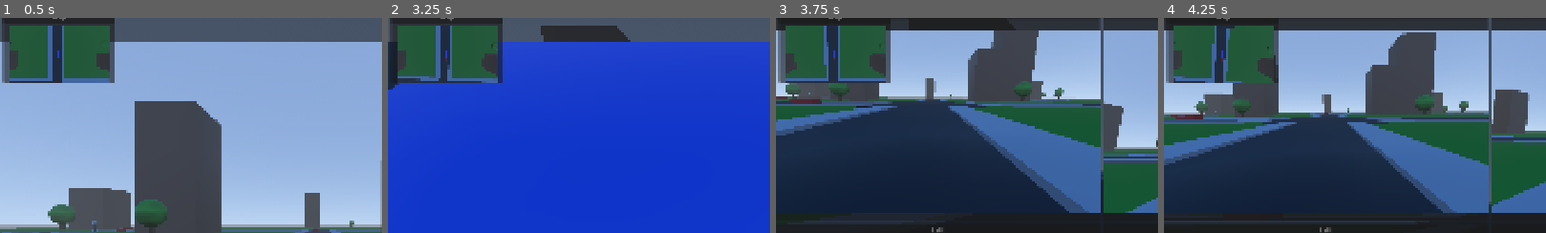
Above: before the commit, frames 1-4 (left to right).
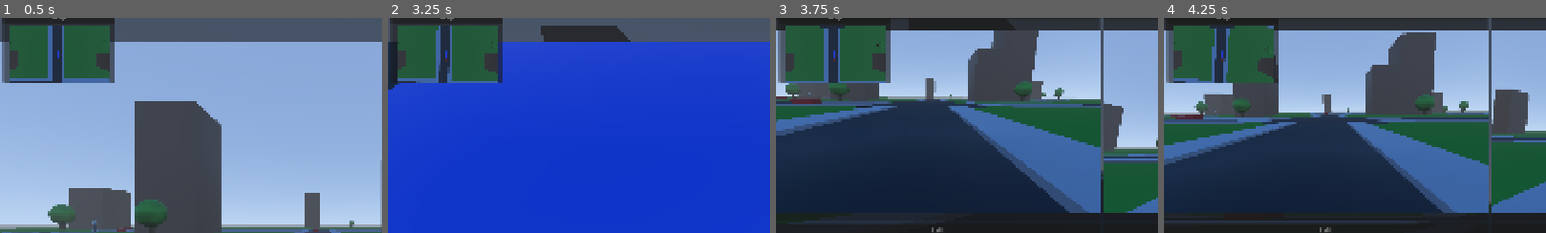
Above: after the commit, the same moments.

Repository: barakooda/simple_godot_car_simulation
Game: Godot game, scene res://scenes/main/main.tscn
Two runs of this game, one before a commit and one after it. Both use one fixed random seed, a clock stepped at 60 frames per second and the inputs below.
Inputs (mouse positions are % of the whole screen's width and height, from its top left):
- Up to frame 1 (0.5 s): no input
- Up to frame 2 (3.25 s): drag from (43, 50) to (60, 28) at 0.52 s; click (43, 0) at 1.27 s; click "Map" at 2 s; click "Driver View" at 2.75 s
- Up to frame 3 (3.75 s): move the mouse to (45, 50) at 3.52 s; hold W (move_forward) from 3.53 s (still down); tap Tab at 3.6 s
- Up to frame 4 (4.25 s): keep holding W (move_forward)
The pictures show only the part of the screen within x 0-50%, y 2-52%; the shares and areas given below are measured in that part.

Frame 1 is identical in both runs. In frame 2, 0.6% of the frame differs, in the area x 2-29%, y 3-31%; in frame 3, 0.8%; in frame 4, 0.3%.

Commit message:
Update docs and improve minimap camera follow

Diff:
--- a/scenes/cameras/vehicle_camera_rig.tscn
+++ b/scenes/cameras/vehicle_camera_rig.tscn
@@ -1,38 +1,36 @@
-[gd_scene load_steps=2 format=3]
+[gd_scene format=3 uid="uid://bp5uoek5g1jq5"]
 
-[ext_resource type="Script" path="res://scripts/cameras/vehicle_camera_rig.gd" id="1_script"]
+[ext_resource type="Script" uid="uid://bsaoq8enpu6s7" path="res://scripts/cameras/vehicle_camera_rig.gd" id="1_script"]
 
-[node name="VehicleCameraRig" type="Node3D"]
+[node name="VehicleCameraRig" type="Node3D" unique_id=636652288]
 script = ExtResource("1_script")
 
-[node name="FrontCameraAnchor" type="Marker3D" parent="."]
+[node name="FrontCameraAnchor" type="Marker3D" parent="." unique_id=478089483]
 transform = Transform3D(-1, 0, 0, 0, 1, 0, 0, 0, -1, 0, 0.75, 1.55)
-[node name="FrontCamera" type="Camera3D" parent="FrontCameraAnchor"]
-current = false
 
-[node name="RearCameraAnchor" type="Marker3D" parent="."]
+[node name="FrontCamera" type="Camera3D" parent="FrontCameraAnchor" unique_id=60357663]
+
+[node name="RearCameraAnchor" type="Marker3D" parent="." unique_id=303753615]
 transform = Transform3D(1, 0, 0, 0, 1, 0, 0, 0, 1, 0, 0.75, -1.65)
-[node name="RearCamera" type="Camera3D" parent="RearCameraAnchor"]
-current = false
 
-[node name="LeftCameraAnchor" type="Marker3D" parent="."]
+[node name="RearCamera" type="Camera3D" parent="RearCameraAnchor" unique_id=922729676]
+
+[node name="LeftCameraAnchor" type="Marker3D" parent="." unique_id=1213091181]
 transform = Transform3D(0, 0, -1, 0, 1, 0, 1, 0, 0, 0.98, 0.72, 0)
-[node name="LeftCamera" type="Camera3D" parent="LeftCameraAnchor"]
-current = false
 
-[node name="RightCameraAnchor" type="Marker3D" parent="."]
+[node name="LeftCamera" type="Camera3D" parent="LeftCameraAnchor" unique_id=2076984739]
+
+[node name="RightCameraAnchor" type="Marker3D" parent="." unique_id=832389920]
 transform = Transform3D(0, 0, 1, 0, 1, 0, -1, 0, 0, -0.98, 0.72, 0)
-[node name="RightCamera" type="Camera3D" parent="RightCameraAnchor"]
-current = false
 
-[node name="OptionalMainDriverCamera" type="Camera3D" parent="."]
+[node name="RightCamera" type="Camera3D" parent="RightCameraAnchor" unique_id=558032825]
+
+[node name="OptionalMainDriverCamera" type="Camera3D" parent="." unique_id=713187428]
 transform = Transform3D(-1, 0, 0, 0, 1, 0, 0, 0, -1, 0, 0.78, 0.48)
 current = true
 
-[node name="OptionalAerialHelperCamera" type="Camera3D" parent="."]
+[node name="OptionalAerialHelperCamera" type="Camera3D" parent="." unique_id=608997502]
 transform = Transform3D(-1, 0, 0, 0, 0, 1, 0, 1, 0, 0, 35, 0)
-current = false
 
-[node name="DebugSideCamera" type="Camera3D" parent="."]
+[node name="DebugSideCamera" type="Camera3D" parent="." unique_id=542332315]
 transform = Transform3D(1, 0, 0, 0, 1, 0, 0, 0, 1, -6, 2.2, 0)
-current = false
--- a/scripts/cameras/vehicle_camera_rig.gd
+++ b/scripts/cameras/vehicle_camera_rig.gd
@@ -40,8 +40,29 @@
 
 func _process(_delta: float) -> void:
 	_update_debug_side_camera()
+	_update_aerial_yaw_follow()
+
 	for feed_name in _feed_cameras.keys():
 		_sync_feed_camera_transform(feed_name)
+
+func _update_aerial_yaw_follow() -> void:
+	var aerial_source := _source_cameras.get("aerial", null) as Camera3D
+	if aerial_source == null:
+		return
+
+	# 1) Follow position only
+	var target := global_position
+	aerial_source.global_position = target + Vector3.UP * aerial_height
+
+	# 2) Extract yaw-only direction from car (remove pitch/roll)
+	var car_forward := global_transform.basis.z
+	car_forward.y = 0.0
+	if car_forward.length_squared() < 0.0001:
+		car_forward = Vector3.FORWARD
+	car_forward = car_forward.normalized()
+
+	# 3) Keep camera top-down; map top aligns with car yaw
+	aerial_source.look_at(target, car_forward)
 
 func _setup_feed(key: String, camera_name: String, fov: float) -> void:
 	var source_camera := find_child(camera_name, true, false) as Camera3D
Binary file added: docs/images/image.png
Not shown, changed: README.md
Not shown, changed: docs/godot_car_sim_backbone_v4.md
Not shown, changed: docs/work_log.md
